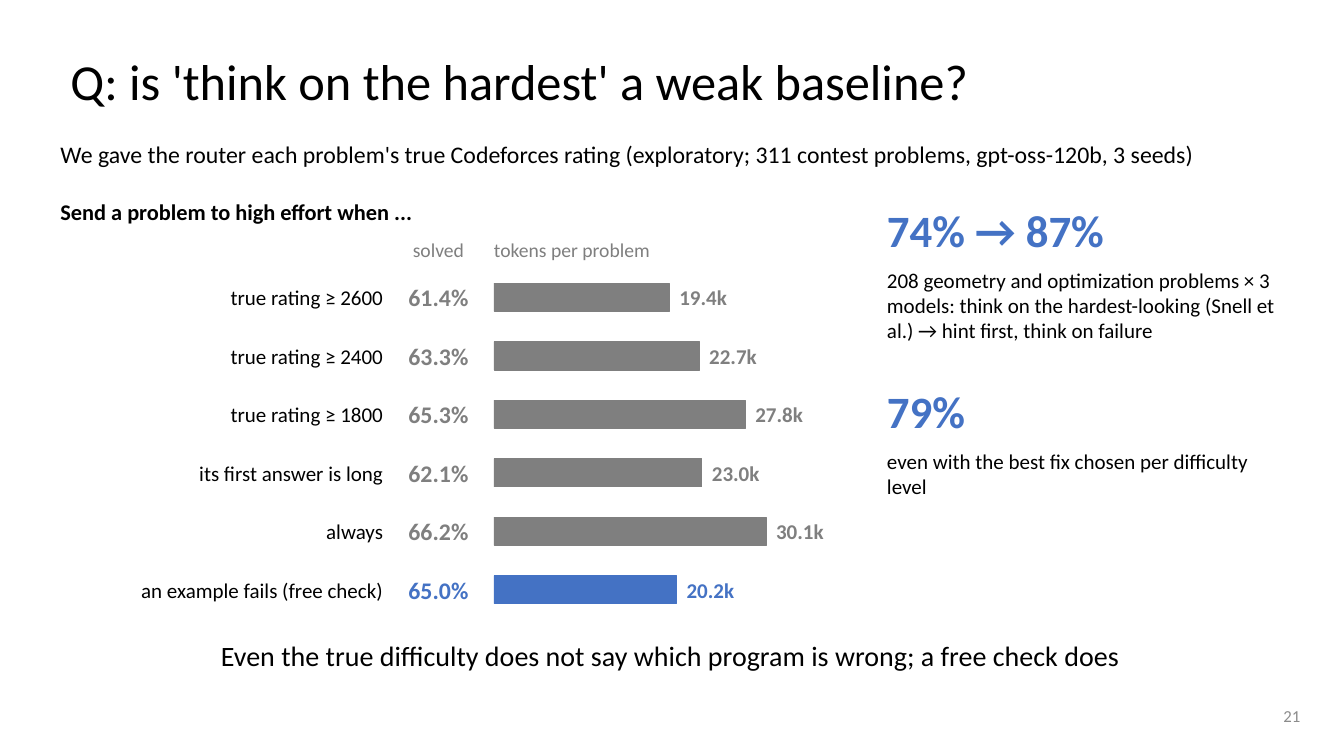
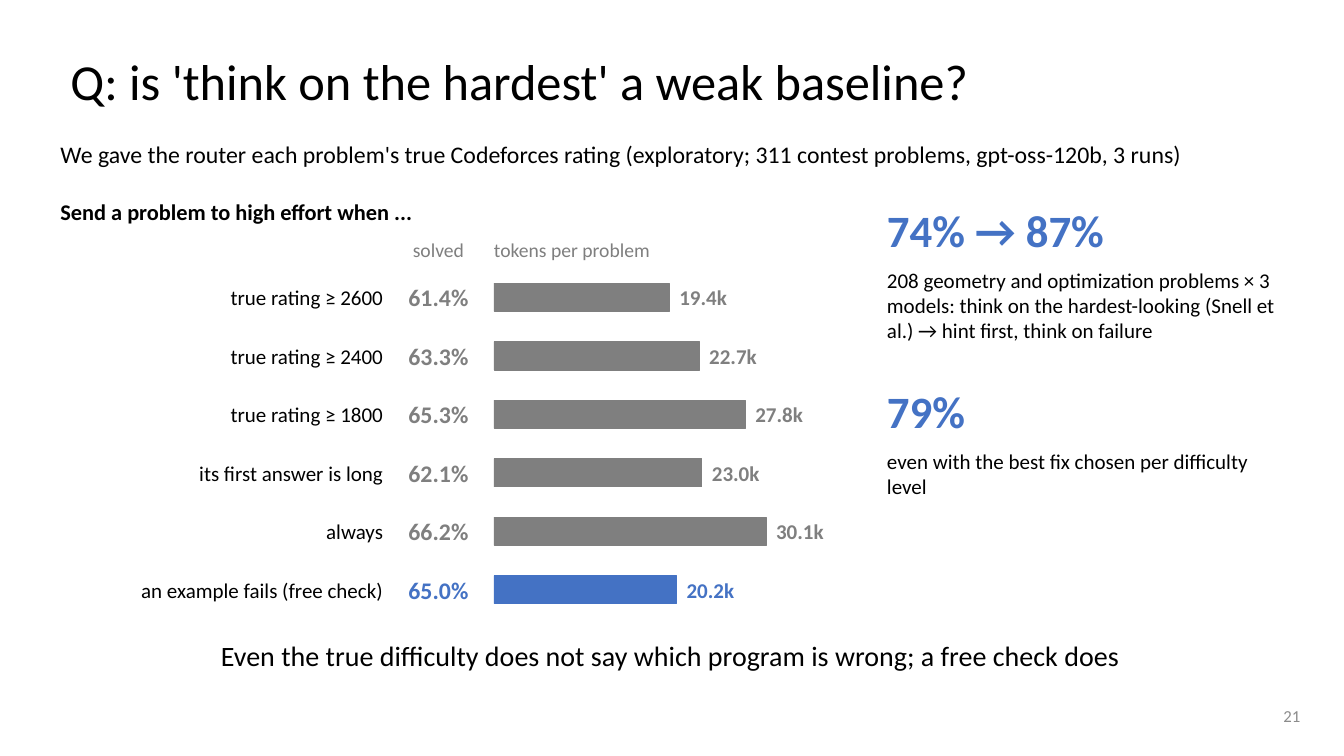
Before and after one commit to dlwns147/CSED490E_Project_Team5, a slide deck: slide 21 of Proposal_Team5.pptx. Drawn at 1344x756 pixels with LibreOffice and Linux fonts; fonts in the diff are those of the drawing. Boxes give left, top, right and bottom in pixels: in the first picture for what was removed or moved away, otherwise in the second. Text is boxed around its words. In the diff, an @@ line names an element or a change of style, - is before the commit and + after.

```diff
--- a/Proposal_Team5.pptx
+++ b/Proposal_Team5.pptx
@@ text at (60, 145, 1181, 167): text changed @@
-We gave the router each problem's true Codeforces rating (exploratory; 311 contest problems, gpt-oss-120b, 3 seeds)
+We gave the router each problem's true Codeforces rating (exploratory; 311 contest problems, gpt-oss-120b, 3 runs)
```
Also in this commit, not shown: 8 other slides changed, 3 other files.
